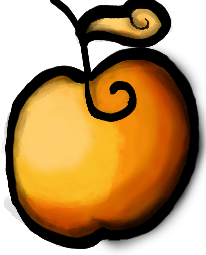
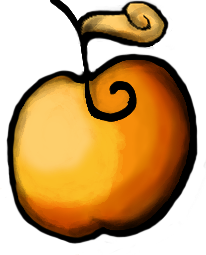
Layered file, before and after one edit (206×255). Changes by layer:
painted on "Ebene 13" over (1, 0, 206, 255)
removed layer "Ebene 11" (1st of 3, in "Gruppe 1 Kopie 4") from group "Gruppe 1 Kopie 4" over (1, 0, 206, 255)
